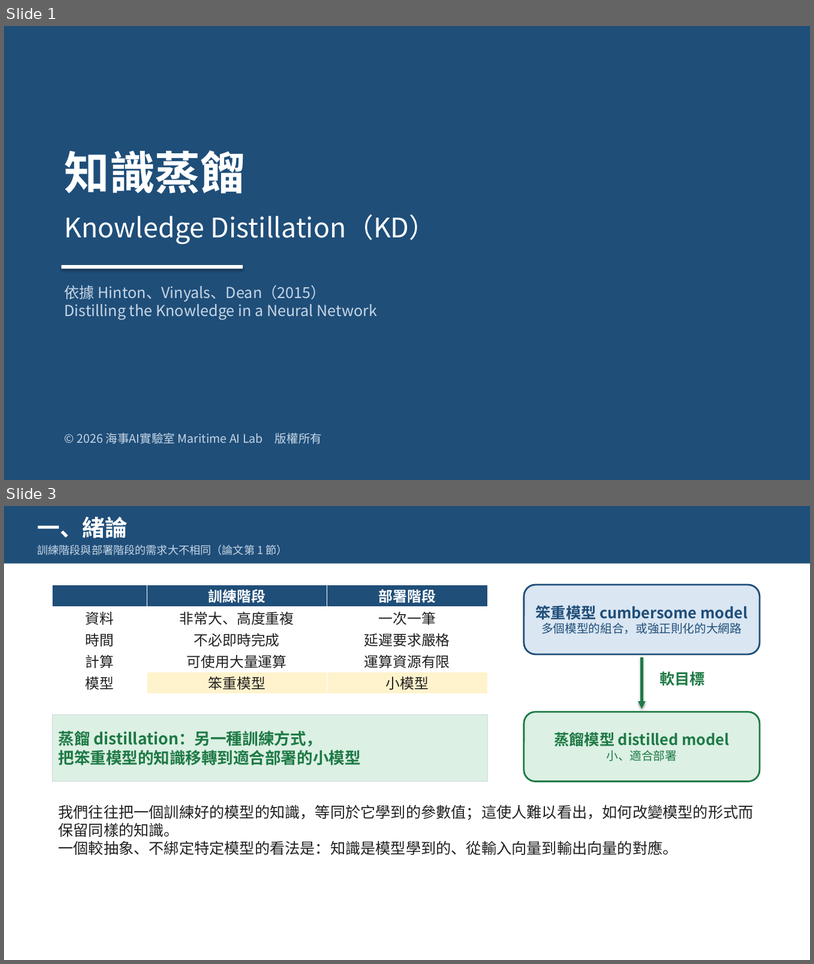
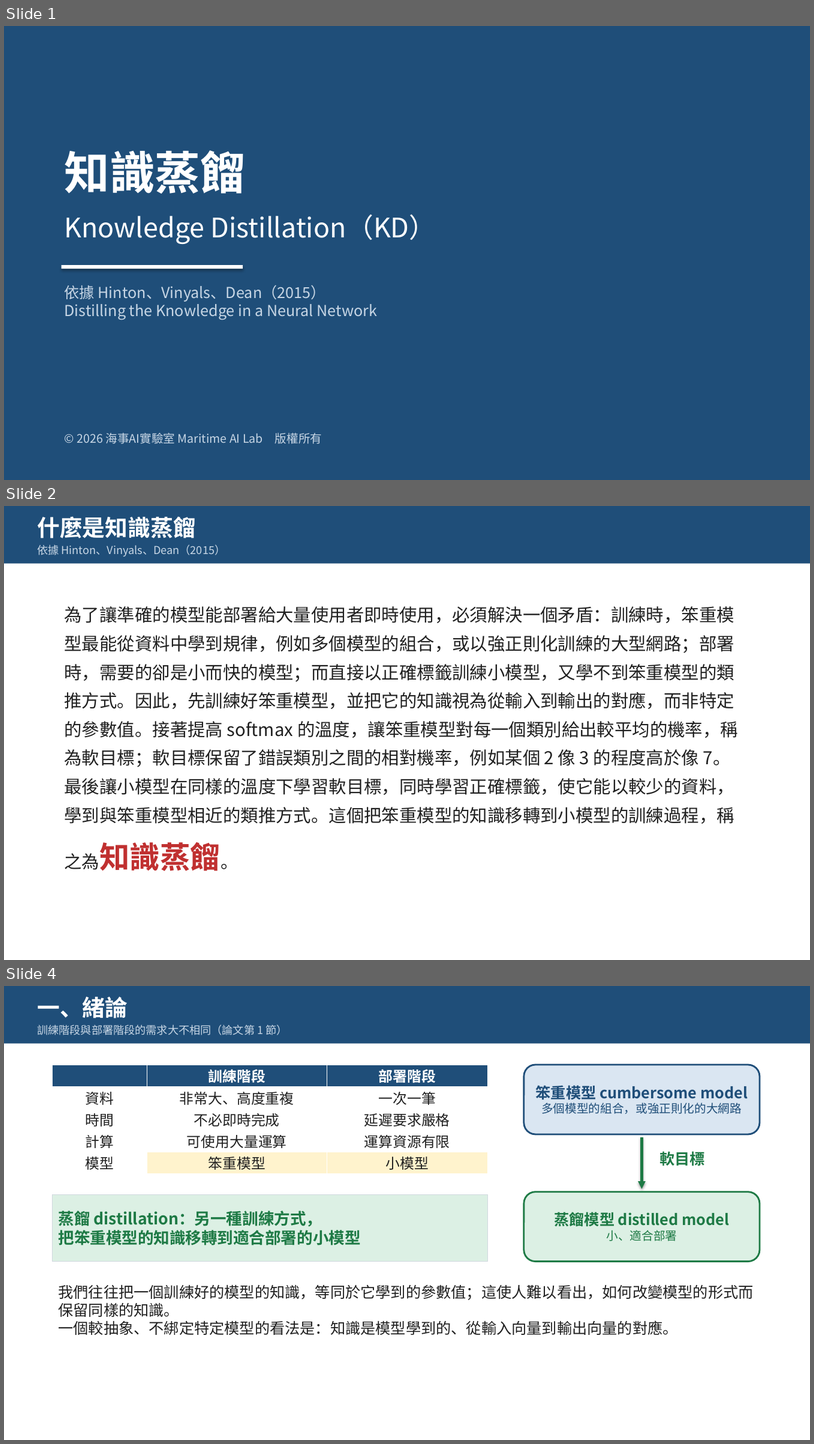
Before and after one commit to pychang-ai/115-1_DLMA, a slide deck: topics/knowledge-distillation/課外主題_知識蒸餾.pptx. Shown one above the other, each under a label of ours: slides 1 and 3 before the commit, slides 1, 2 and 4 after it; the slides between them are not shown. The pictures are 814x964 and 814x1444 pixels, drawn with LibreOffice and Linux fonts; fonts in the diff are those of the drawing. Boxes give left, top, right and bottom in pixels: in the first picture for what was removed or moved away, otherwise in the second. Text is boxed around its words. In the diff, an @@ line names an element or a change of style, - is before the commit and + after.

```diff
--- a/topics/knowledge-distillation/課外主題_知識蒸餾.pptx
+++ b/topics/knowledge-distillation/課外主題_知識蒸餾.pptx
@@ slide 2 added at bbox=[4, 506, 810, 960], background #FFFFFF @@
@@ rectangle added at bbox=[4, 506, 810, 564], fill #1F4E79 @@
@@ text added at bbox=[37, 516, 196, 538], 27 pt, text #FFFFFF, bold @@
+什麼是知識蒸餾
@@ text added at bbox=[37, 544, 226, 556], 13 pt, text #C7D6E5 @@
+依據 Hinton、Vinyals、Dean（2015）
@@ text added at bbox=[65, 606, 738, 871], 21 pt, text #202020 @@
+為了讓準確的模型能部署給大量使用者即時使用，必須解決一個矛盾：訓練時，笨重模型最能從資料中學到規律，例如多個模型的組合，或以強正則化訓練的大型網路；部署時，需要的卻是小而快的模型；而直接以正確標籤訓練小模型，又學不到笨重模型的類推方式。因此，先訓練好笨重模型，並把它的知識視為從輸入到輸出的對應，而非特定的參數值。接著提高 softmax 的溫度，讓笨重模型對每一個類別給出較平均的機率，稱為軟目標；軟目標保留了錯誤類別之間的相對機率，例如某個 2 像 3 的程度高於像 7。最後讓小模型在同樣的溫度下學習軟目標，同時學習正確標籤，使它能以較少的資料，學到與笨重模型相近的類推方式。這個把笨重模型的知識移轉到小模型的訓練過程，稱之為知識蒸餾。
@@ what was slide 3 is now slide 4 @@
```
Also in this commit, not shown: 4 slides changed, 1 other file.
